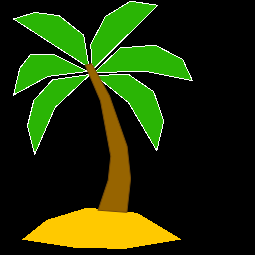
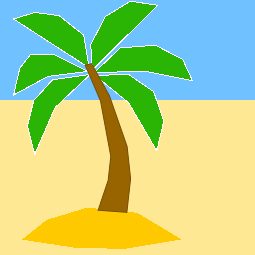
Two versions of the same layered image (255x255). Layer-by-layer changes:
painted on "Background" over [0, 0, 255, 255]